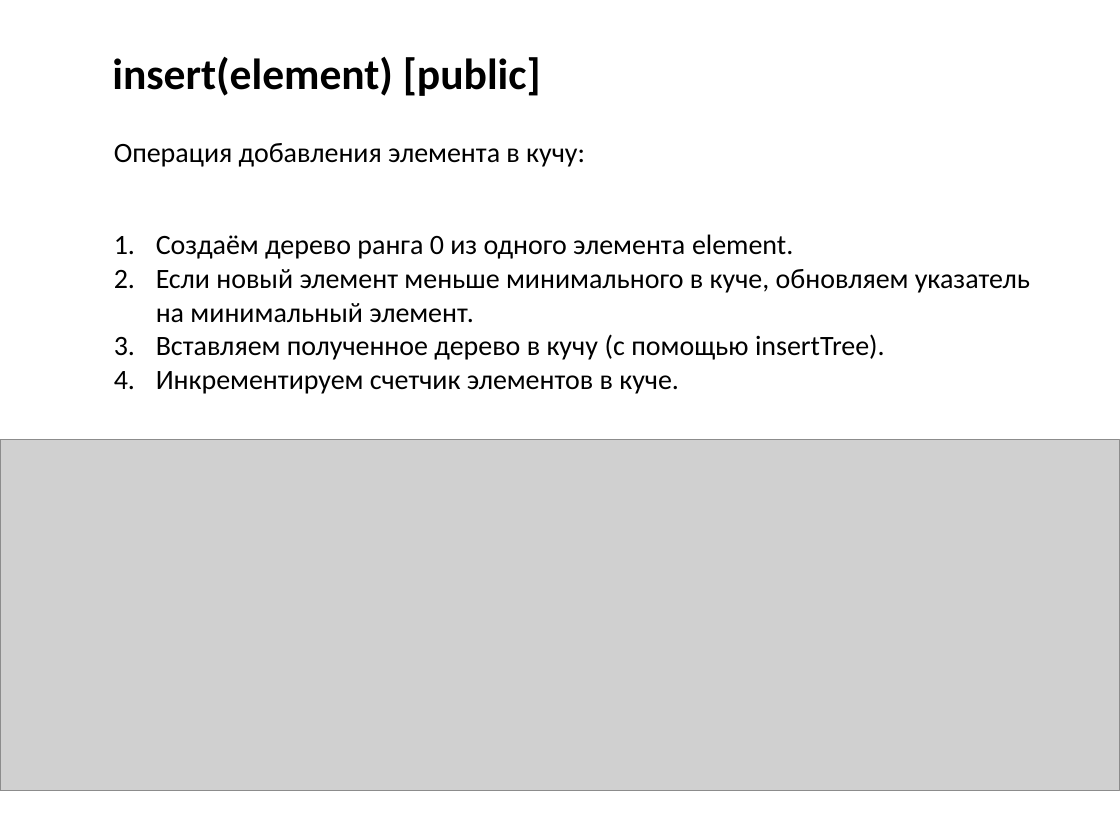
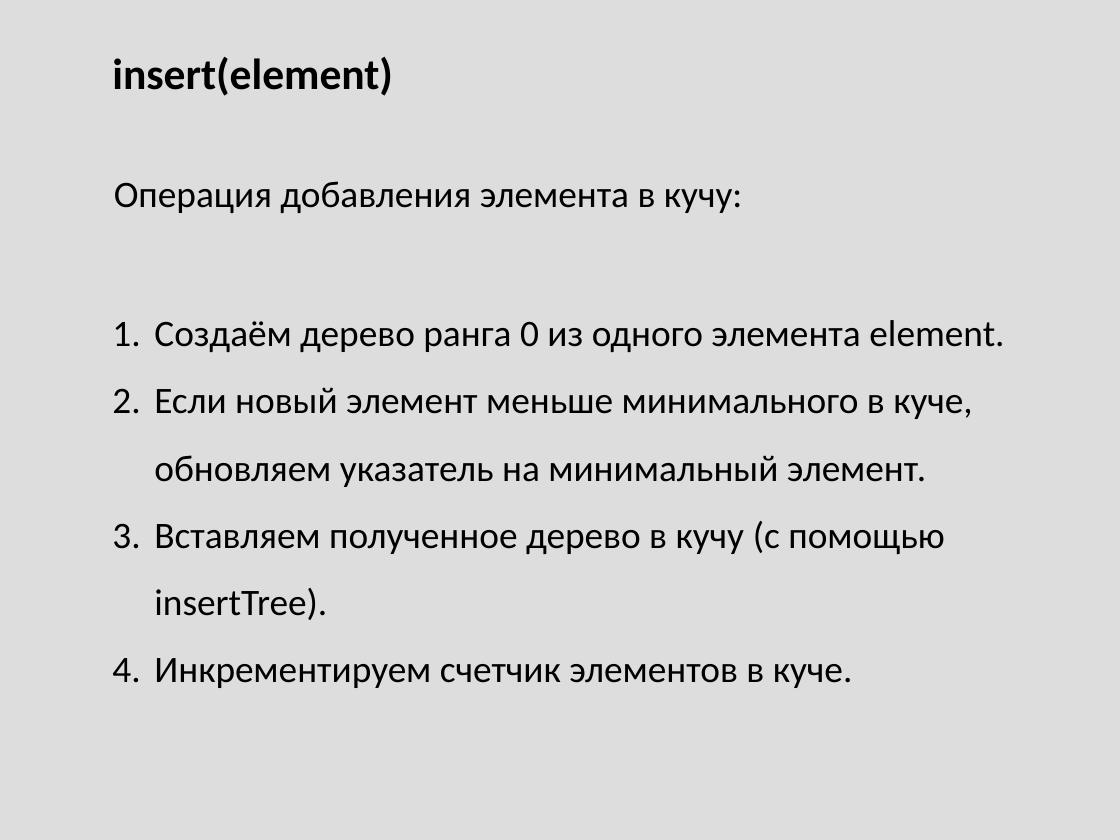
Before and after one commit to Mustang98/ThickHeap, a slide deck: slide 30 of ThickHeap_Presentation.ppsx (slide 12 before the commit). Drawn at 1120x840 pixels with LibreOffice and Linux fonts; fonts in the diff are those of the drawing; grey boxes stand for pictures. Boxes give left, top, right and bottom in pixels: in the first picture for what was removed or moved away, otherwise in the second. Text is boxed around its words. In the diff, an @@ line names an element or a change of style, - is before the commit and + after.

```diff
--- a/ThickHeap_Presentation.ppsx
+++ b/ThickHeap_Presentation.ppsx
@@ background #FFFFFF to #DDDDDD @@
@@ text at (x1=112, y1=57, x2=393, y2=96): text changed @@
-insert(element) [public]
+insert(element)
@@ text "Операция добавления элемента в кучу:" moved from (x1=114, y1=143, x2=585, y2=167) to (x1=114, y1=181, x2=743, y2=213) @@
@@ text "Операция добавления элемента в кучу:" at (x1=114, y1=181, x2=743, y2=213): size 18 to 24 pt @@
@@ text "Создаём дерево ранга 0 из ..." moved from (x1=156, y1=234, x2=1030, y2=394) to (x1=154, y1=320, x2=1004, y2=688) @@
@@ text "Создаём дерево ранга 0 из ..." at (x1=154, y1=320, x2=1004, y2=688): size 18 to 24 pt; line spacing 1 to 1.5 @@
@@ picture removed at (x1=0, y1=439, x2=1120, y2=790) @@
```
Also in this commit, not shown: 15 other slides changed, 31 slides added, 2 slides removed, 2 other files.
